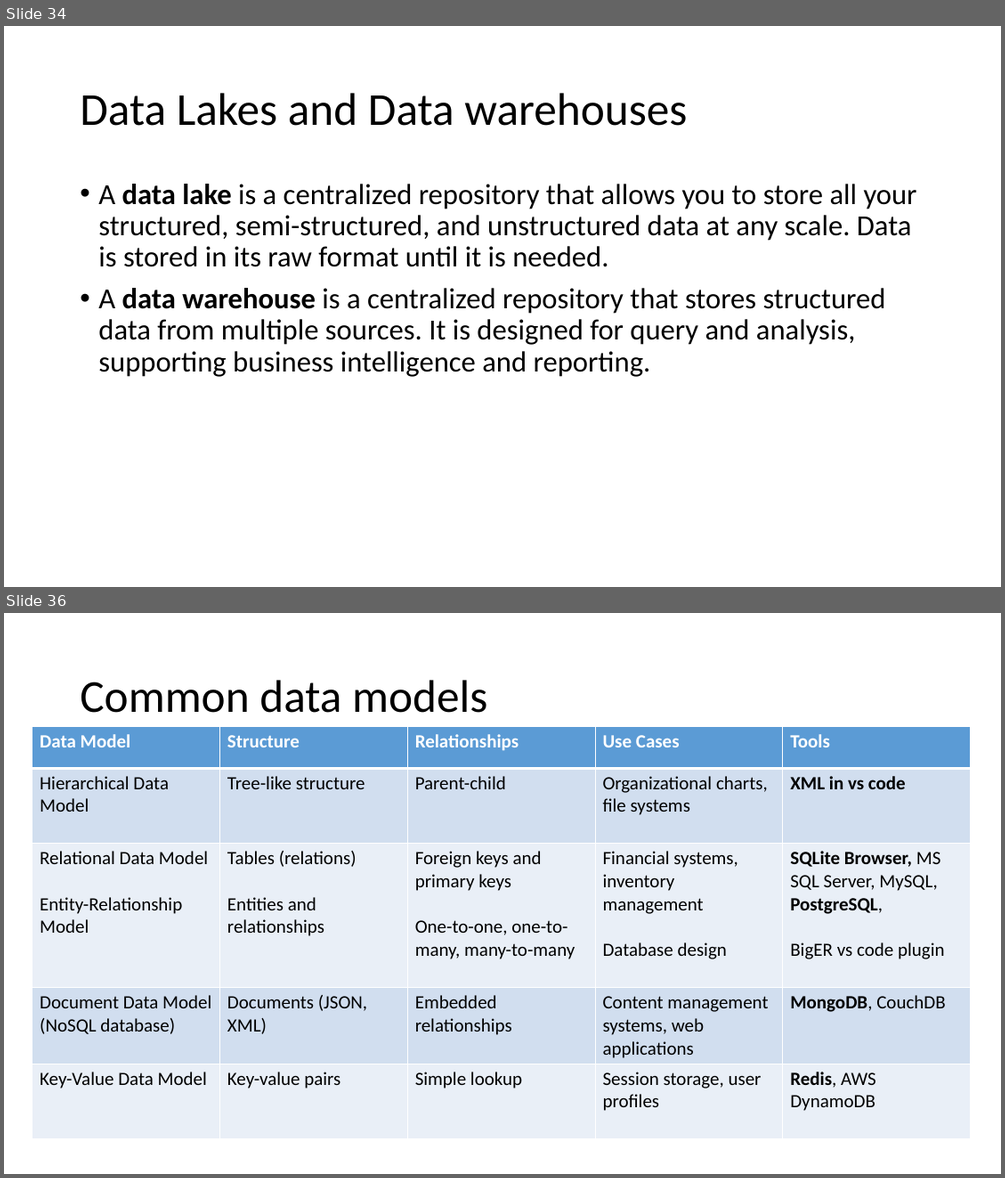
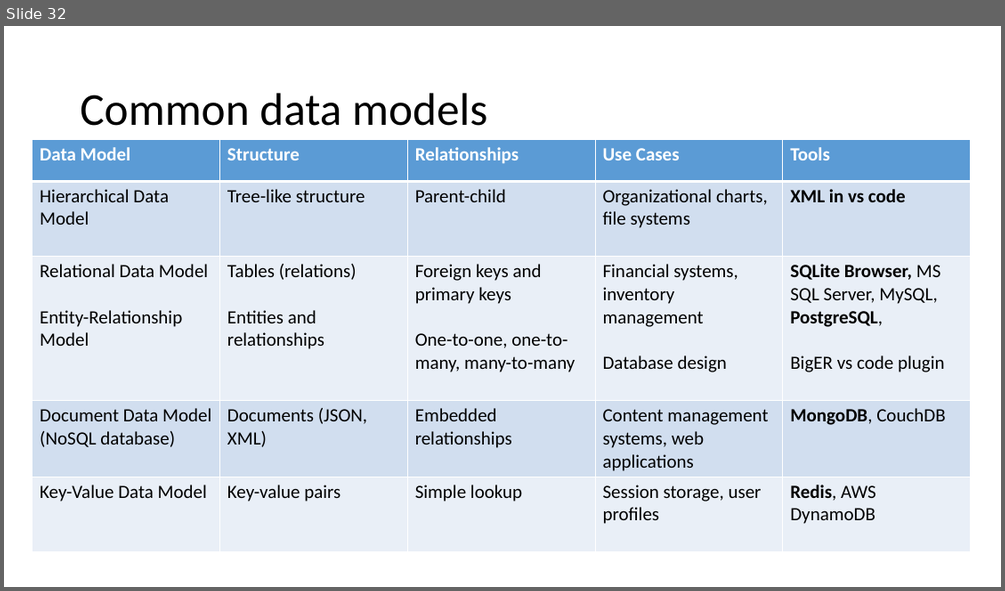
Before and after one commit to motazsaad/Exploratory-Analysis-of-Big-Data, a slide deck: materials/PPT slides/03 EDABDC - Data Models - part 3.pptx. Shown one above the other, each under a label of ours: slides 34 and 36 before the commit, slide 32 after it; the slides between them are not shown. The pictures are 1005x1178 and 1005x591 pixels, drawn with LibreOffice and Linux fonts; fonts in the diff are those of the drawing. Boxes give left, top, right and bottom in pixels: in the first picture for what was removed or moved away, otherwise in the second. Text is boxed around its words. In the diff, an @@ line names an element or a change of style, - is before the commit and + after.

```diff
--- a/materials/PPT slides/03 EDABDC - Data Models - part 3.pptx
+++ b/materials/PPT slides/03 EDABDC - Data Models - part 3.pptx
@@ slide 34 removed at bbox=[4, 26, 1001, 587], background #FFFFFF @@
@@ title removed at bbox=[80, 93, 687, 126] @@
-Data Lakes and Data warehouses
@@ text removed at bbox=[98, 184, 917, 377] @@
-• A data lake is a centralized repository that allows you to store all your structured, semi-structured, and unstructured data at any scale. Data is stored in its raw format until it is needed.
-• A data warehouse is a centralized repository that stores structured data from multiple sources. It is designed for query and analysis, supporting business intelligence and reporting.
@@ what was slide 36 is now slide 32 @@
```
Also in this commit, not shown: 2 slides changed, 3 slides added, 3 other slides removed, 6 other files.
